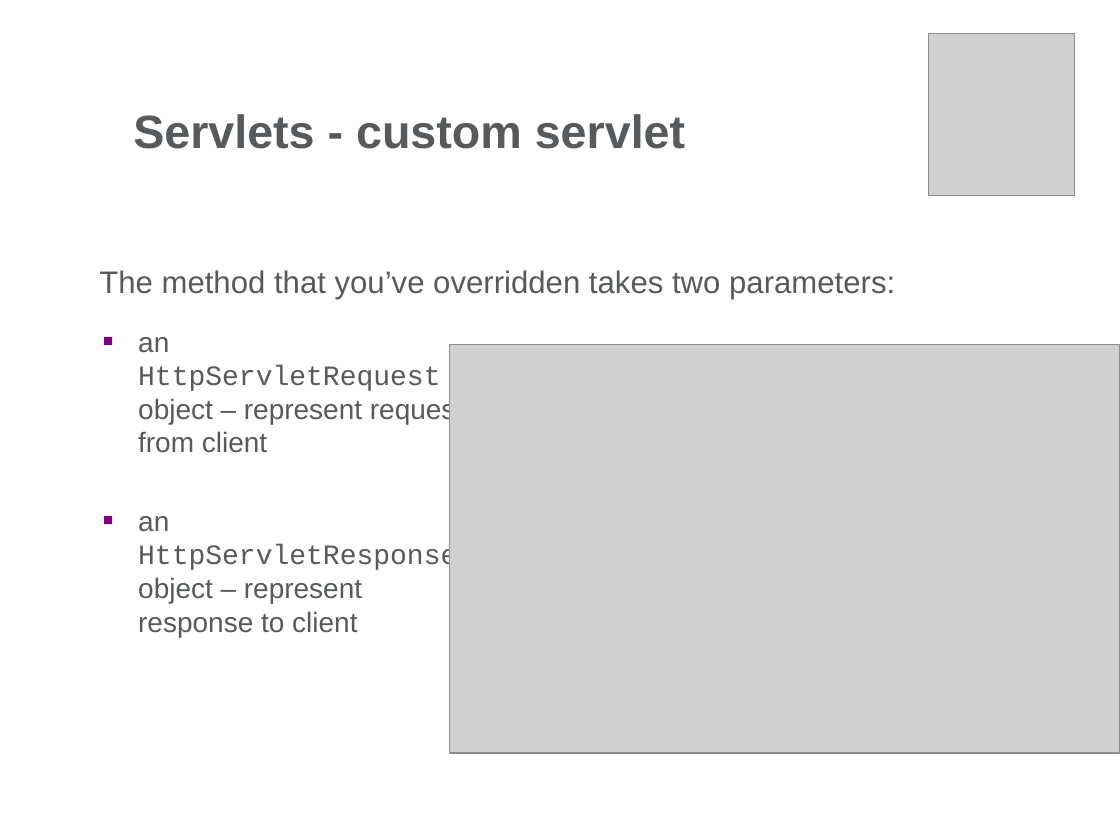
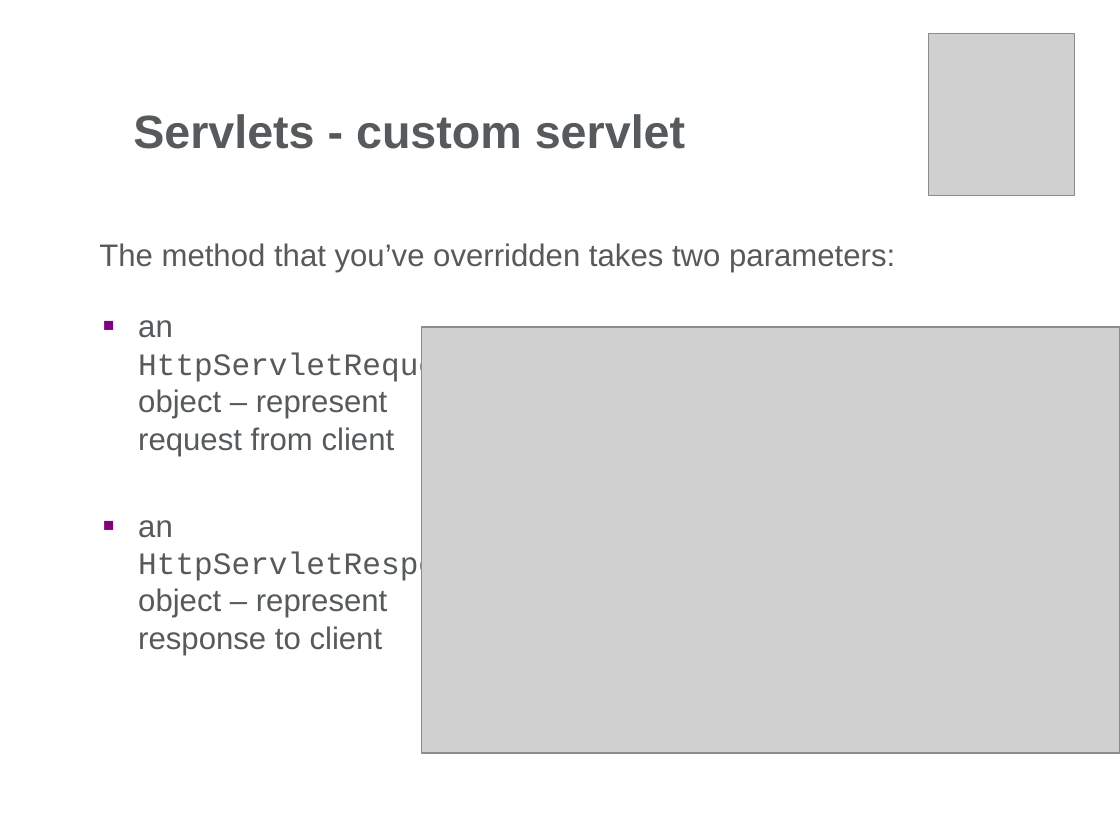
Before and after one commit to andreiapostol/JavaDocs, a slide deck: slide 38 of Servlets/Day1/Docs/Web Presentation-Part1.pptx. Drawn at 1120x840 pixels with LibreOffice and Linux fonts; fonts in the diff are those of the drawing; grey boxes stand for pictures; background and template pictures are left out. Boxes give left, top, right and bottom in pixels: in the first picture for what was removed or moved away, otherwise in the second. Text is boxed around its words. In the diff, an @@ line names an element or a change of style, - is before the commit and + after.

```diff
--- a/Servlets/Day1/Docs/Web Presentation-Part1.pptx
+++ b/Servlets/Day1/Docs/Web Presentation-Part1.pptx
@@ text "The method that you’ve overridden ...": place and size @@
-text "The method that you’ve overridden ..." at bbox=[99, 270, 895, 299]
+text "The method that you’ve overridden ..." at bbox=[99, 243, 895, 273]
@@ text "an HttpServletRequest object – represent ..." at bbox=[138, 320, 493, 655]: size 18 to 20 pt @@
@@ picture: place and size @@
-picture at bbox=[449, 344, 1120, 753]
+picture at bbox=[421, 327, 1120, 753]
```
Also in this commit, not shown: 15 other slides changed, 18 other files.
